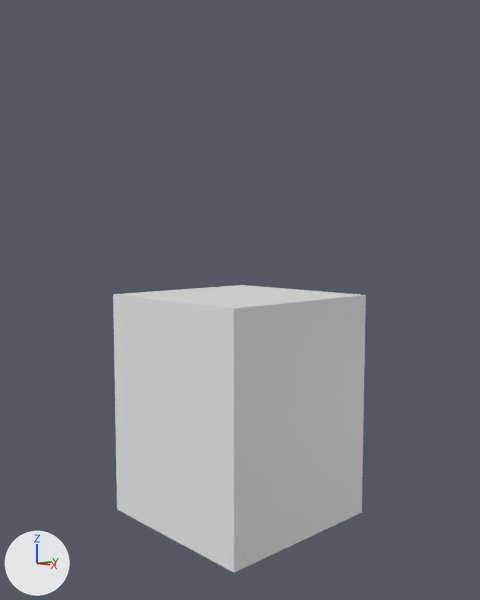
A saved change to the Blender file Assets/_Project/Models/Fia-Models/DualityZadkielHouse.blend.
Camera for both pictures: a camera (50 mm lens) standing at (8.12, -7.63, 4.71) and looking at (0.05, -0.01, 3.62). Arrows for +X, +Y and +Z are at lower left; the lights stay in place.
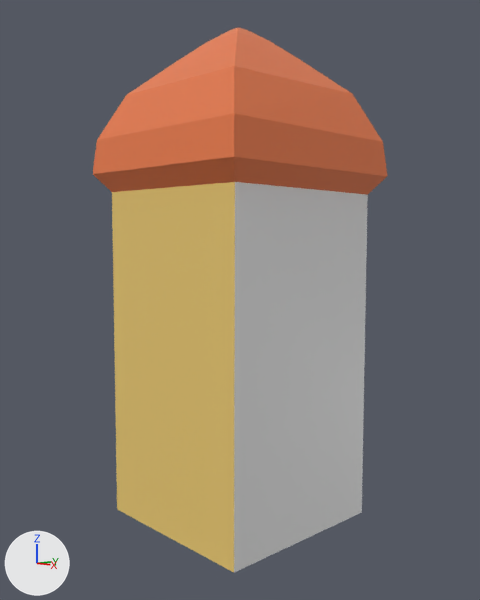
The change, as a list of edits to the scene's bpy script:
```text
Add mat_roof:
    mat_roof = principled_material('Roof')
    mat_roof.base_color = (0.8, 0.191, 0.0631)  # orange #e77947
Add mat_wals:
    mat_wals = principled_material('Wals')
    mat_wals.base_color = (0.8, 0.567, 0.16)  # yellow #e7c66f
Add mat_front:
    mat_front = principled_material('Front')
    mat_front.base_color = (0.8, 0.8, 0.8)  # white #e7e7e7
Change me_cube:
    used by ob_cube; location = (0.0, 0.0, 0.0)
    remove me_cube.from_pydata(...)  # 8 vertices, 6 faces; spans x -1.5..1.5, y -1.5..1.5, z -0.06..3.7
    add me_cube.from_pydata(...)  # 32 vertices, 30 faces; spans x -1.72..1.75, y -1.72..1.72, z -0.06..8.0
    me_cube part 1
    1 face is deleted
    4 vertices move from x -1.5..1.5, y -1.5..1.5, z 3.7 to x -1.5..1.52, y -1.5..1.5, z 5.36..5.41
    24 vertices are added at x -1.72..1.75, y -1.72..1.72, z 5.66..8.0
    25 new faces join them, mat_roof (orange #e77947)
    me_cube part 2: 4 faces spanning x -1.5..1.52, y -1.5..1.5, z -0.06..5.41 switch from mat_material (white #e7e7e7) to mat_wals (yellow #e7c66f)
    add me_cube.materials.append(mat_front)  # white #e7e7e7
    add me_cube.materials.append(mat_roof)  # orange #e77947
```

Changed parts and their boxes [x1, y1, x2, y2] in the pictures (480 x 600 px):
'Cube', reshaped (16% wider, 90% taller)
    before: [113, 285, 366, 572]
    after: [93, 27, 387, 572]
part 1 of me_cube, built on
    before: [115, 285, 360, 309]
    after: [93, 27, 387, 195]
part 2 of me_cube, recoloured (white to yellow)
    both: [114, 294, 234, 572]
